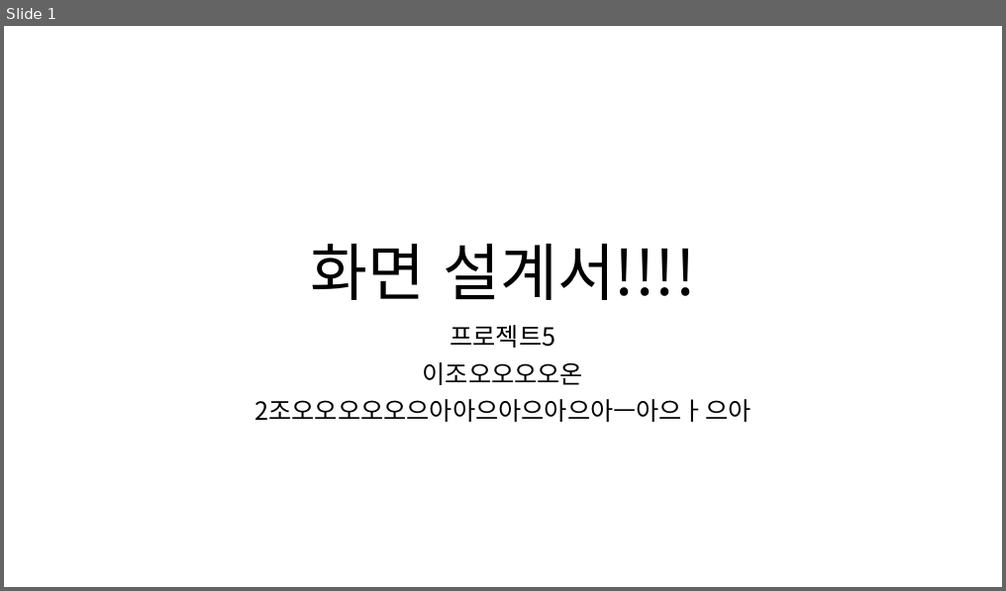
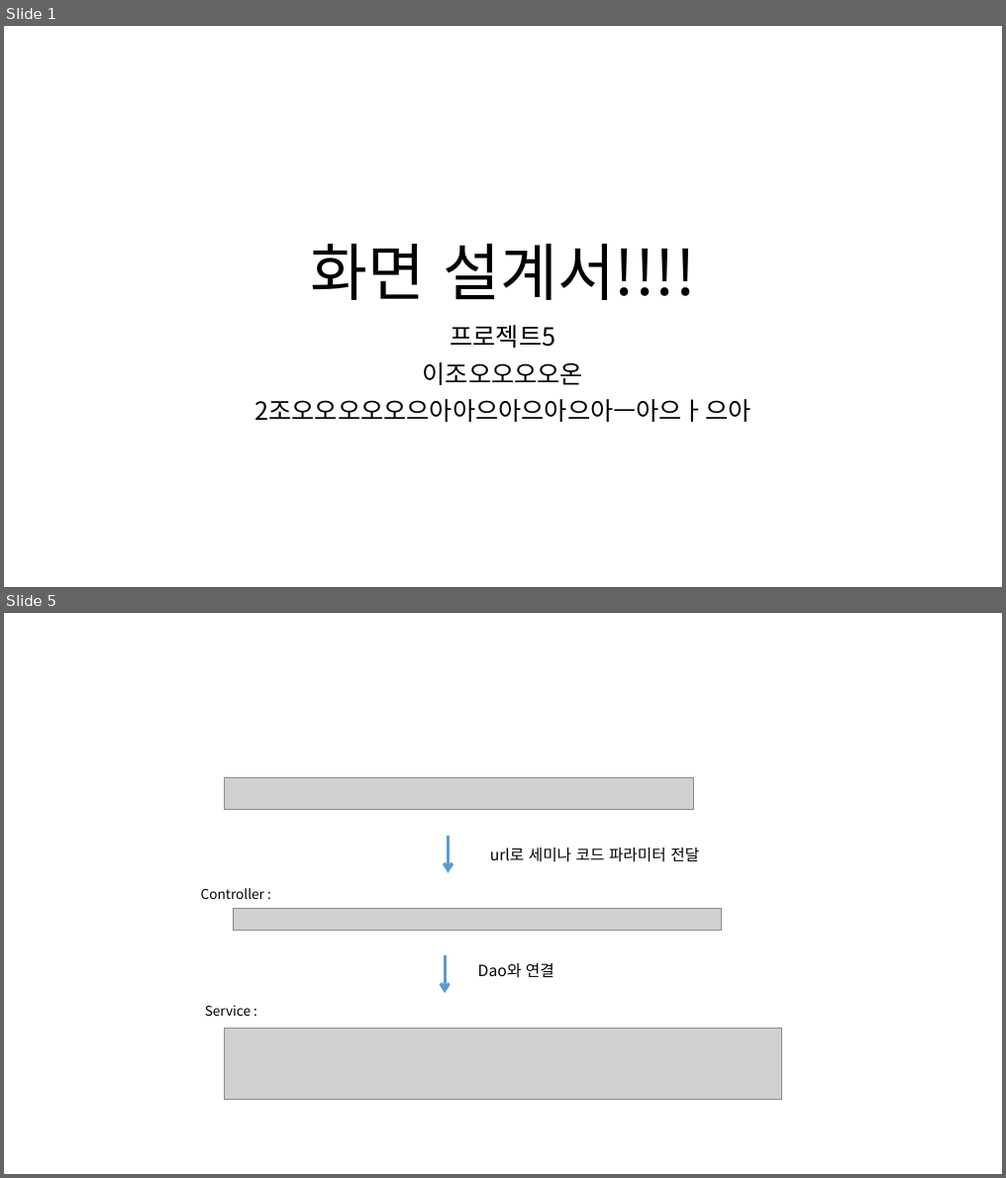
Before and after one commit to ezenteam2/e-Zone, a slide deck: 0 발표용 파워포인트/0417 3차발표/0417 project05 - 파워포인트 - 서희.pptx. Shown one above the other, each under a label of ours: slide 1 before the commit, slides 1 and 5 after it; the slides between them are not shown. The pictures are 1006x591 and 1006x1178 pixels, drawn with LibreOffice and Linux fonts; fonts in the diff are those of the drawing; grey boxes stand for pictures; background and template pictures are left out. Boxes give left, top, right and bottom in pixels: in the first picture for what was removed or moved away, otherwise in the second. Text is boxed around its words. In the diff, an @@ line names an element or a change of style, - is before the commit and + after.

Commit message:
21321323

```diff
--- a/0 발표용 파워포인트/0417 3차발표/0417 project05 - 파워포인트 - 서희.pptx
+++ b/0 발표용 파워포인트/0417 3차발표/0417 project05 - 파워포인트 - 서희.pptx
@@ slide 5 added at (4, 613, 1002, 1174), background picture (left out) @@
@@ group added at (201, 777, 782, 1100): 3 pictures, 3 texts, 2 arrows, 1 rectangle @@
+url로 세미나 코드 파라미터 전달
+Dao와 연결
+Controller :
+Service :
```
Also in this commit, not shown: 4 other slides added.
